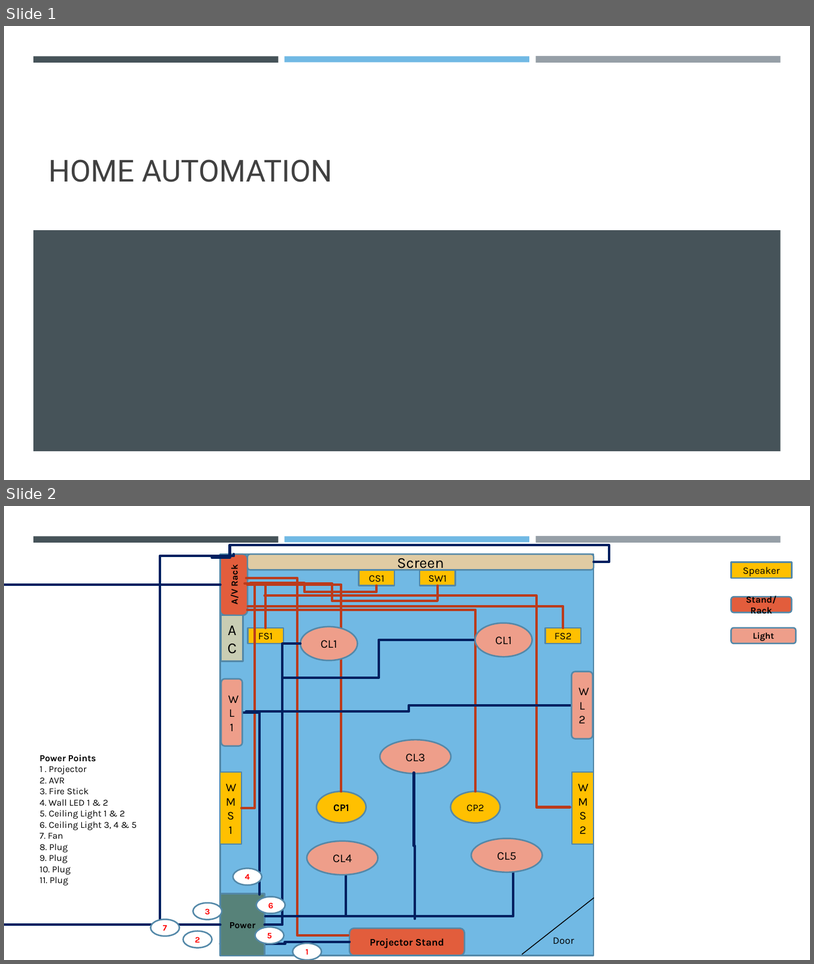
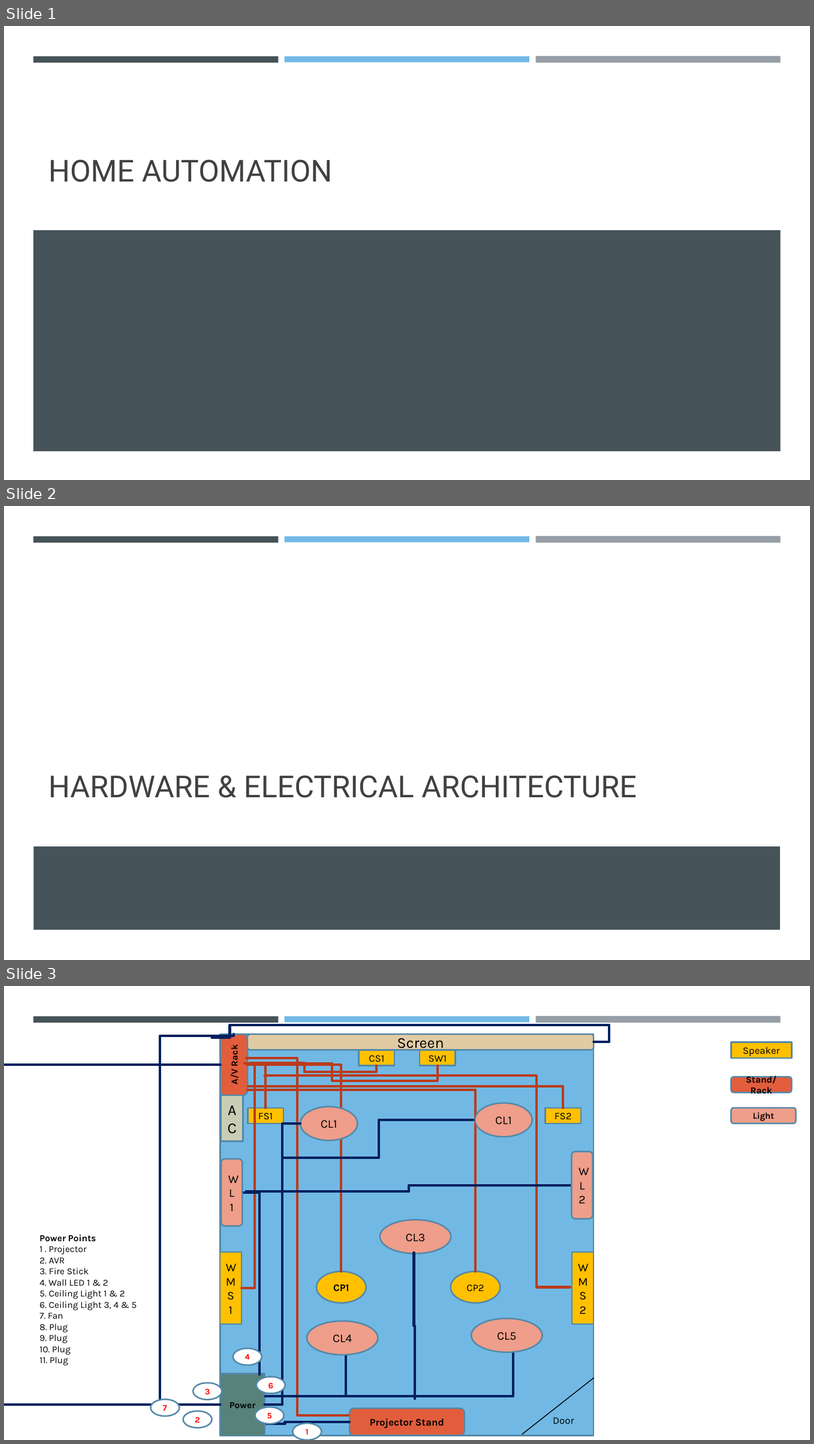
Before and after one commit to buddydip/IotStarter, a slide deck: HomeAutomation.pptx. Shown one above the other, each under a label of ours: slides 1 and 2 before the commit, slides 1, 2 and 3 after it. The pictures are 814x964 and 814x1444 pixels, drawn with LibreOffice and Linux fonts; fonts in the diff are those of the drawing. Boxes give left, top, right and bottom in pixels: in the first picture for what was removed or moved away, otherwise in the second. Text is boxed around its words. In the diff, an @@ line names an element or a change of style, - is before the commit and + after.

```diff
--- a/HomeAutomation.pptx
+++ b/HomeAutomation.pptx
@@ slide 2 added at (4,506,810,960), background #FFFFFF; not listed: 3 template elements that a slide beside it also shows @@
@@ title added at (48,775,637,798), 36 pt, text #404040 @@
+HARDWARE & ELECTRICAL ARCHITECTURE
@@ rectangle added at (33,846,781,930), fill #465359 @@
@@ what was slide 2 is now slide 3 @@
```
Also in this commit, not shown: 2 slides changed, 2 other slides added.
